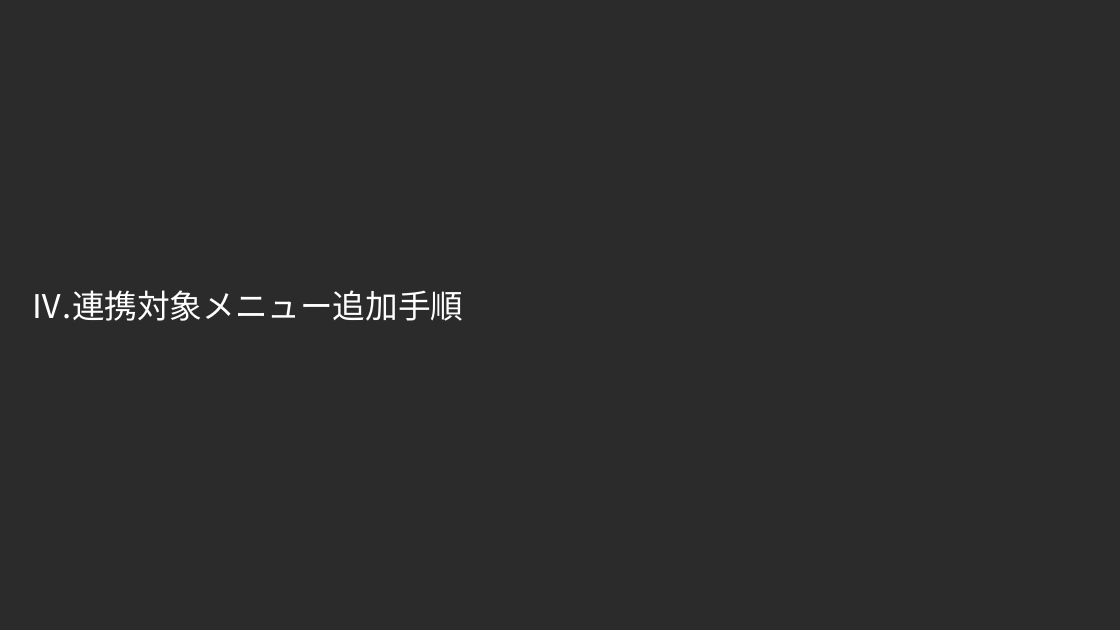
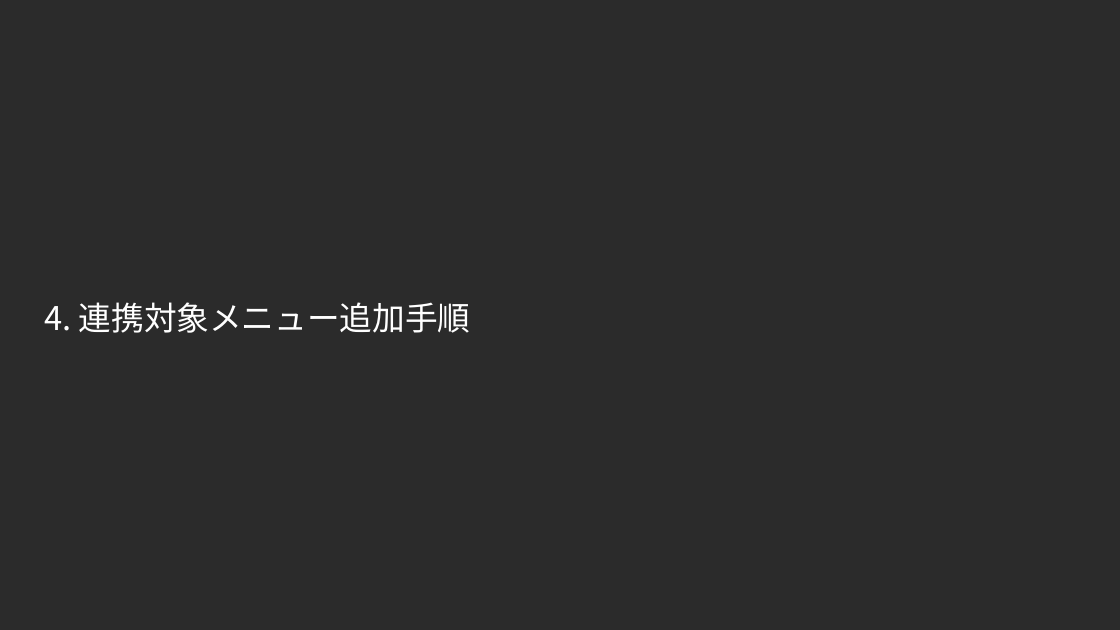
Before and after one commit to exastro-suite/SettingSamples-ServiceNow, a slide deck: slide 37 of docs/setting-samples-servicenow-install_ja.pptx (slide 38 before the commit). Drawn at 1120x630 pixels with LibreOffice and Linux fonts; fonts in the diff are those of the drawing; background and template pictures are left out; a plain dark background stands for a picture behind light text. Boxes give left, top, right and bottom in pixels: in the first picture for what was removed or moved away, otherwise in the second. Text is boxed around its words. In the diff, an @@ line names an element or a change of style, - is before the commit and + after.

```diff
--- a/docs/setting-samples-servicenow-install_ja.pptx
+++ b/docs/setting-samples-servicenow-install_ja.pptx
@@ text at [44,302,470,333]: text changed @@
-Ⅳ.連携対象メニュー追加手順
+4. 連携対象メニュー追加手順
```
Also in this commit, not shown: 19 other slides changed, 30 slides added, 42 slides removed, 1 other file.
